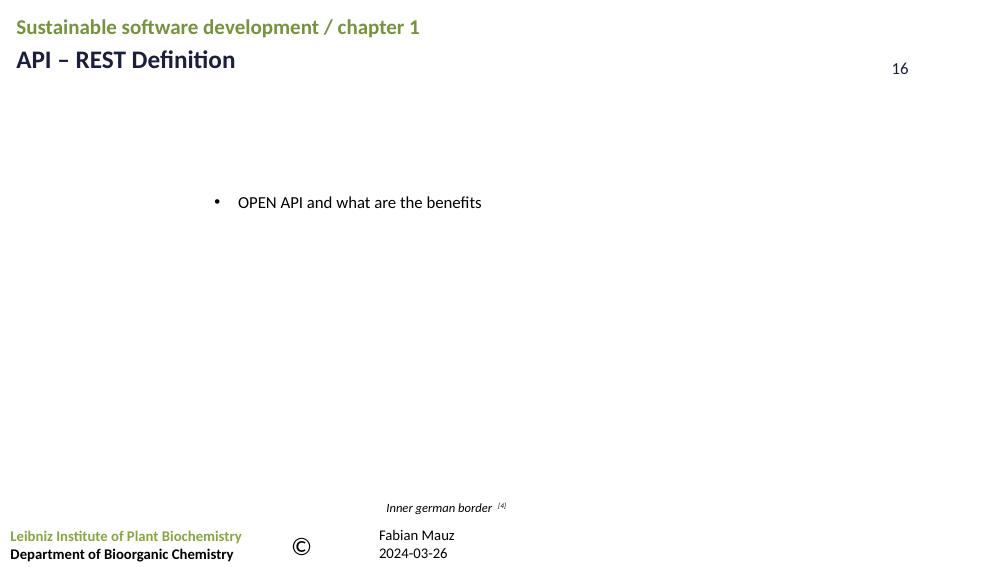
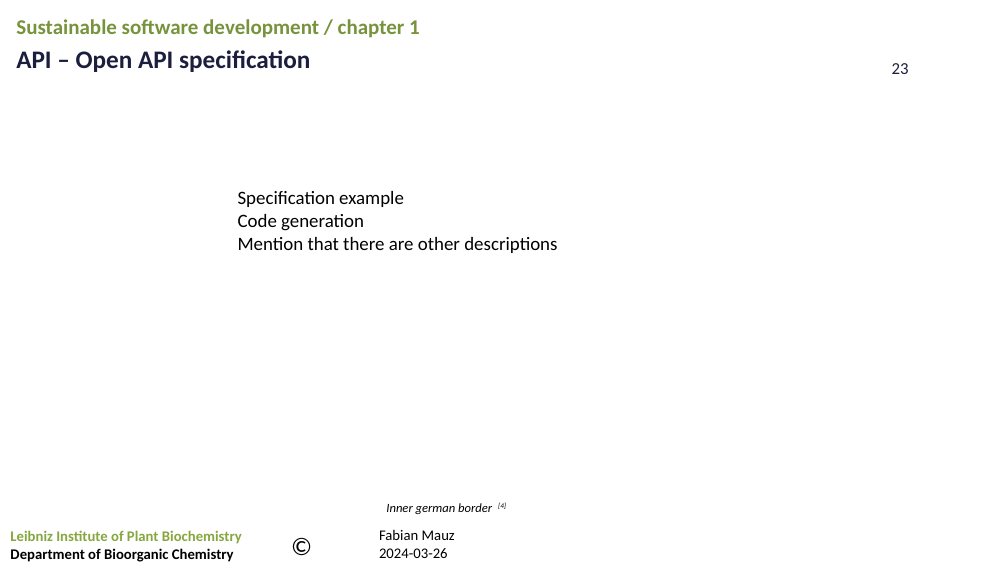
Before and after one commit to FabianMauz/talks_and_lessons, a slide deck: slide 23 of 20241021_api_and_architecture/20241021_api_and_softwarearchitecture.pptx (slide 16 before the commit). Drawn at 1008x567 pixels with LibreOffice and Linux fonts; fonts in the diff are those of the drawing; background and template pictures are left out. Boxes give left, top, right and bottom in pixels: in the first picture for what was removed or moved away, otherwise in the second. Text is boxed around its words. In the diff, an @@ line names an element or a change of style, - is before the commit and + after.

Commit message:
more slides for talk

```diff
--- a/20241021_api_and_architecture/20241021_api_and_softwarearchitecture.pptx
+++ b/20241021_api_and_architecture/20241021_api_and_softwarearchitecture.pptx
@@ text at bbox=[16, 50, 310, 72]: text changed @@
-API – REST Definition
+API – Open API specification
@@ page number at bbox=[892, 63, 909, 74]: text changed @@
-16
+23
@@ text removed at bbox=[238, 196, 482, 208] @@
-• OPEN API and what are the benefits
@@ text added at bbox=[238, 191, 557, 253], 18 pt, text #000000 @@
+Specification example
+Code generation
+Mention that there are other descriptions
```
Also in this commit, not shown: 5 other slides changed, 8 slides added.
